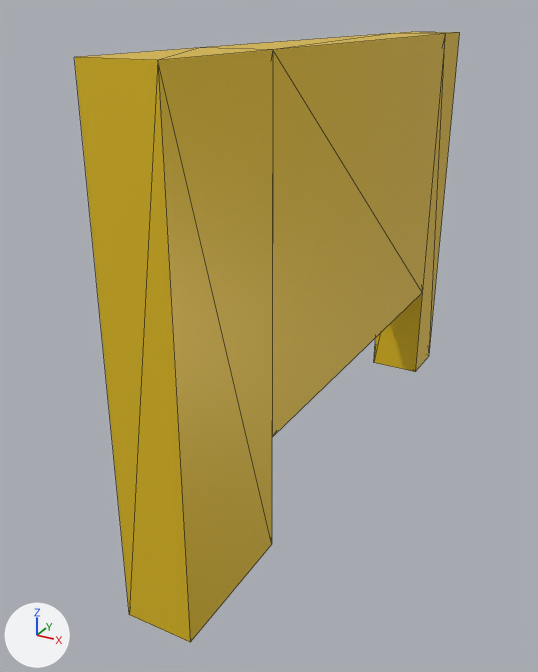
Two versions of the glTF model assets/parts/stock/vortex_r/vortex_r_fender_left.glb, one commit apart.
Camera for both pictures: a camera (50 mm lens) standing at (0.52, -1.049, 0.043) and looking at (-0.031, -0.046, -0.458). The axes (+X, +Y, +Z) are drawn at lower left. The lights are the same throughout. The older version comes first. Mesh edges are drawn as thin lines. Vertices at exactly the same position are counted once.

The older version as bpy lines, for what is in view:
```python
me_panel_fender_fl = bpy.data.meshes.new('panel_fender_FL')
me_panel_fender_fl.from_pydata(...)  # 20 vertices, 36 faces; spans x -0.02..0.08, y -0.46..0.539, z -0.71..0.0
me_panel_fender_fl.materials.append(mat_paint)  # yellow #e8c21c
# before: 8 (0.08, 0.439, -0.519) at pixel (422, 292), 10 (0.08, -0.239, -0.519) at pixel (272, 437), 11 (-0.02, -0.239, -0.519), 13 (-0.02, 0.439, -0.519)
ob_vortex_r_fender_left = bpy.data.objects.new('vortex_r_fender_left', me_panel_fender_fl)
ob_vortex_r_fender_left.location = (0.0, 0.0, 0.0)
```
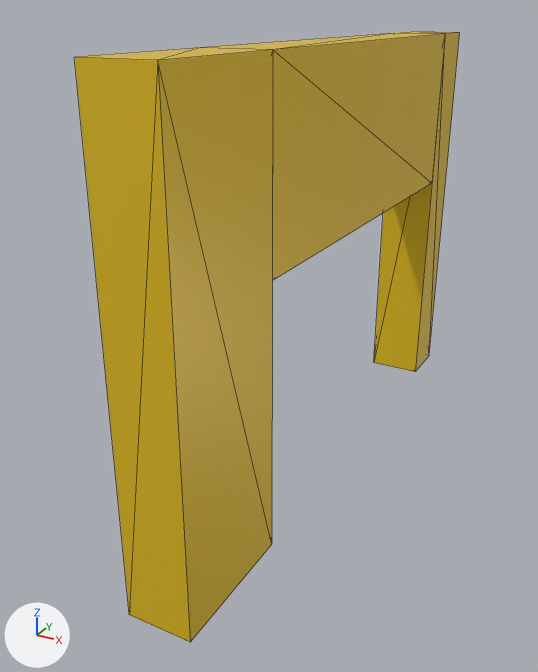
Where the change shows, as pixel boxes (x1, y1, x2, y2) in the pictures (538 x 672 px; the box of a moved part takes in the faces that stretch with it):
part 1 of me_panel_fender_fl, moved or reshaped
    before: (272, 34, 445, 437)
    after: (272, 34, 445, 281)

What the commit changed:
me_panel_fender_fl has 20 vertices, 36 faces and spans x -0.02..0.08, y -0.46..0.539, z -0.71..0.0.
me_panel_fender_fl is used by ob_vortex_r_fender_left; location (0.0, 0.0, 0.0).
Part 1, on me_panel_fender_fl:
Vertices 8, 10, 11, 13 of me_panel_fender_fl move by (0.0, 0.0, 0.237).
